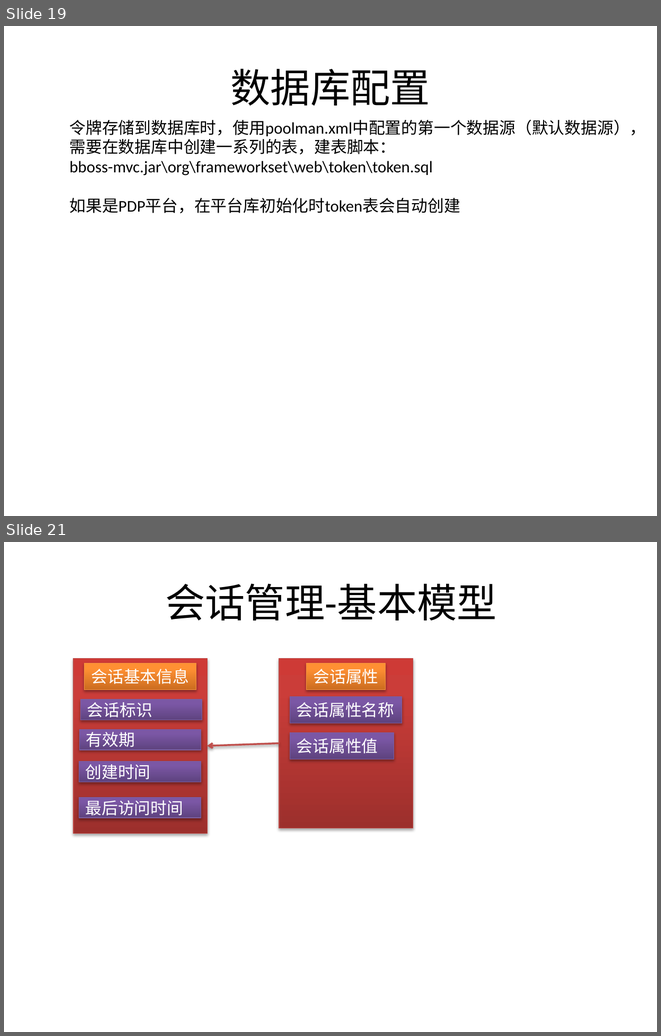
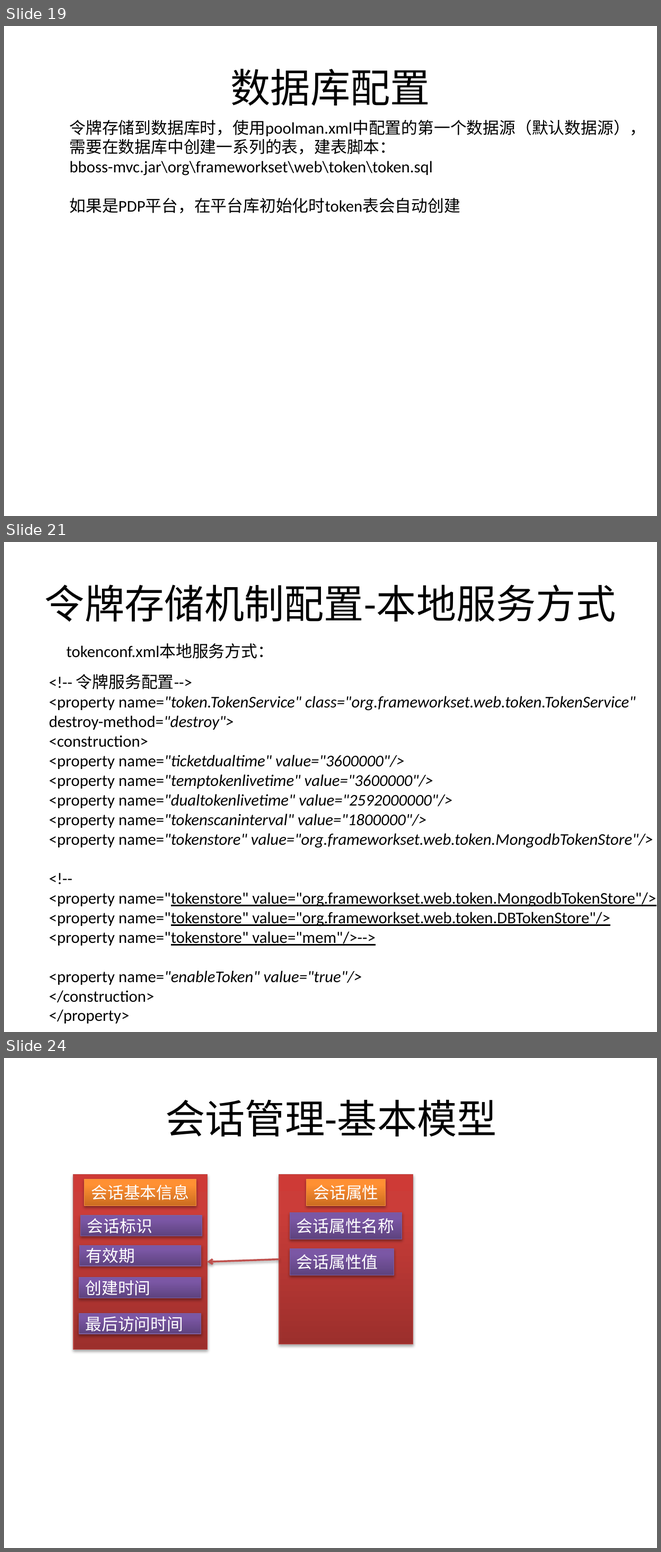
Before and after one commit to bbossgroups/bboss, a slide deck: 文档/令牌管理.pptx. Shown one above the other, each under a label of ours: slides 19 and 21 before the commit, slides 19, 21 and 24 after it; the slides between them are not shown. The pictures are 661x1036 and 661x1552 pixels, drawn with LibreOffice and Linux fonts; fonts in the diff are those of the drawing. Boxes give left, top, right and bottom in pixels: in the first picture for what was removed or moved away, otherwise in the second. Text is boxed around its words. In the diff, an @@ line names an element or a change of style, - is before the commit and + after.

```diff
--- a/文档/令牌管理.pptx
+++ b/文档/令牌管理.pptx
@@ slide 21 added at box(4, 542, 657, 1032), background #FFFFFF @@
@@ title added at box(45, 584, 616, 622), 44 pt, text #000000 @@
+令牌存储机制配置-本地服务方式
@@ text added at box(67, 643, 274, 659), 18 pt, text #000000 @@
+tokenconf.xml本地服务方式：
@@ text added at box(49, 674, 656, 1023), 18 pt, text #000000 @@
+<!-- 令牌服务配置-->
+<property name="token.TokenService" class="org.frameworkset.web.token.TokenService"
+destroy-method="destroy">
+<construction>
+<property name="ticketdualtime" value="3600000"/>
+<property name="temptokenlivetime" value="3600000"/>
+<property name="dualtokenlivetime" value="2592000000"/>
+<property name="tokenscaninterval" value="1800000"/>
+<property name="tokenstore" value="org.frameworkset.web.token.MongodbTokenStore"/>
+<!--
+<property name="tokenstore" value="org.frameworkset.web.token.MongodbTokenStore"/>
+<property name="tokenstore" value="org.frameworkset.web.token.DBTokenStore"/>
+<property name="tokenstore" value="mem"/>-->
+<property name="enableToken" value="true"/>
+</construction>
+</property>
@@ what was slide 21 is now slide 24 @@
```
Also in this commit, not shown: 14 slides changed, 4 other slides added, 2 slides removed, 45 other files.
